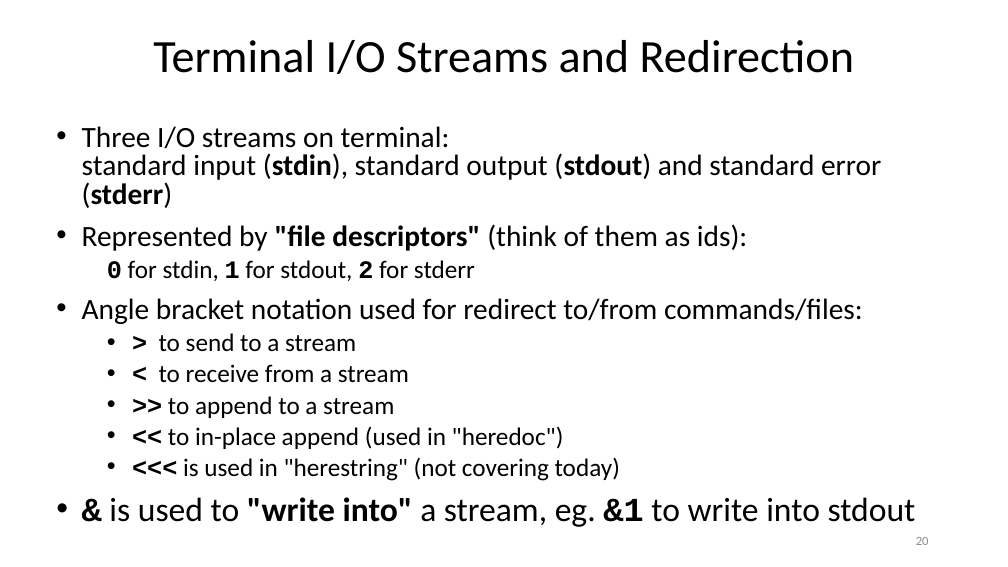
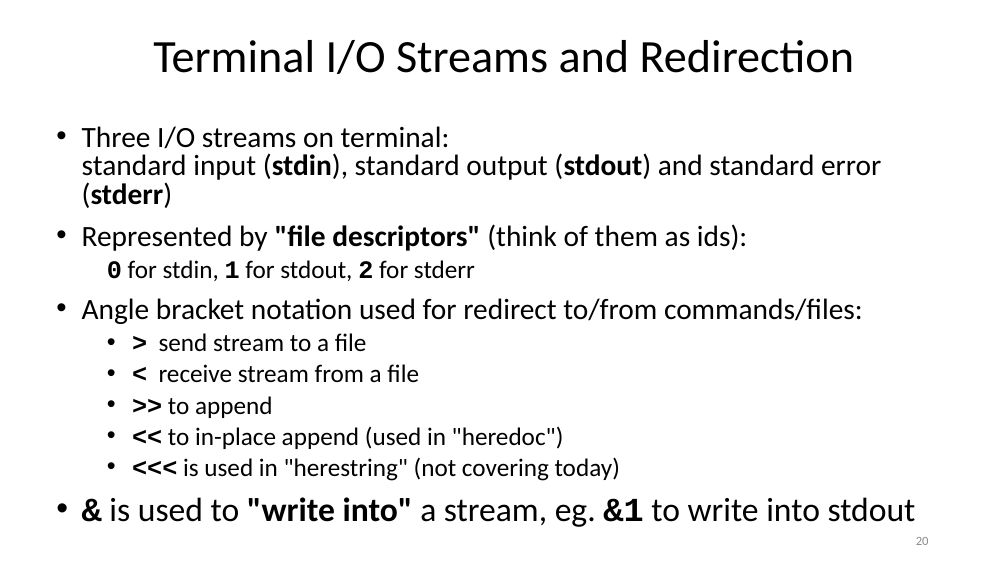
Before and after one commit to ketancmaheshwari/lisa19, a slide deck: slide 20 of lpt_LISA.pptx. Drawn at 1008x567 pixels with LibreOffice and Linux fonts; fonts in the diff are those of the drawing. Boxes give left, top, right and bottom in pixels: in the first picture for what was removed or moved away, otherwise in the second. Text is boxed around its words. In the diff, an @@ line names an element or a change of style, - is before the commit and + after.

```diff
--- a/lpt_LISA.pptx
+++ b/lpt_LISA.pptx
@@ text at box(159, 333, 419, 418): text changed @@
-  • > to send to a stream
-  • < to receive from a stream
-  • >> to append to a stream
+  • > send stream to a file
+  • < receive stream from a file
+  • >> to append
```
Also in this commit, not shown: 1 other file.
